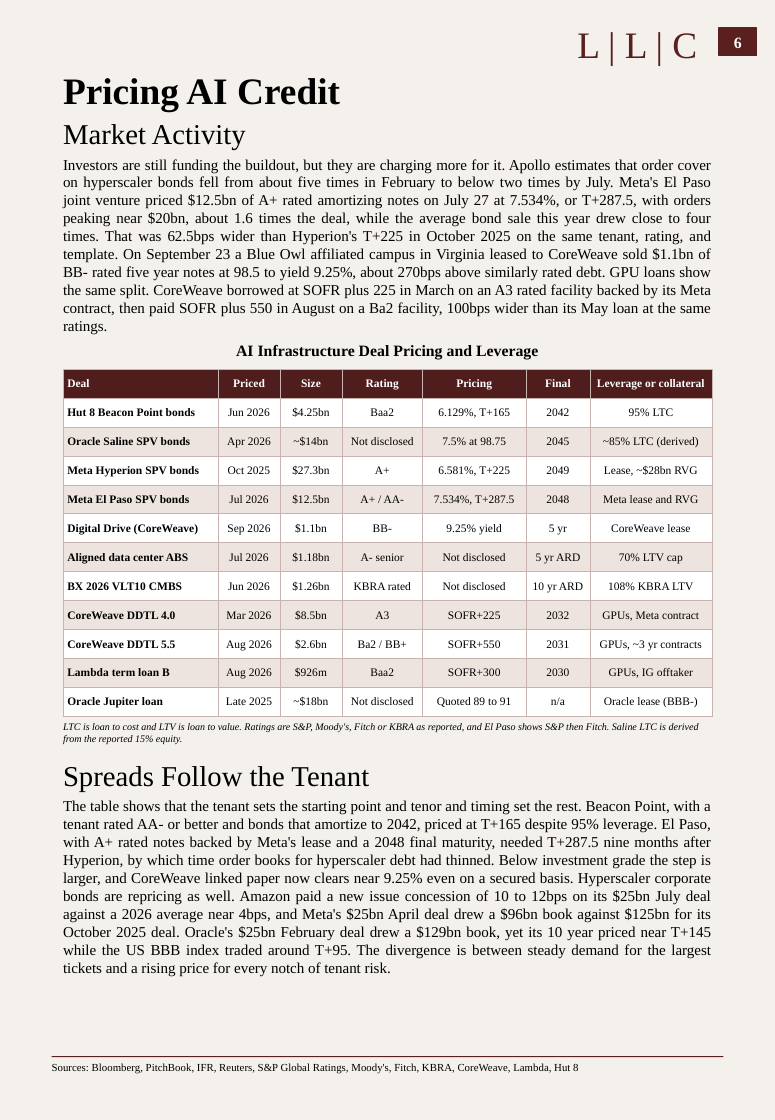
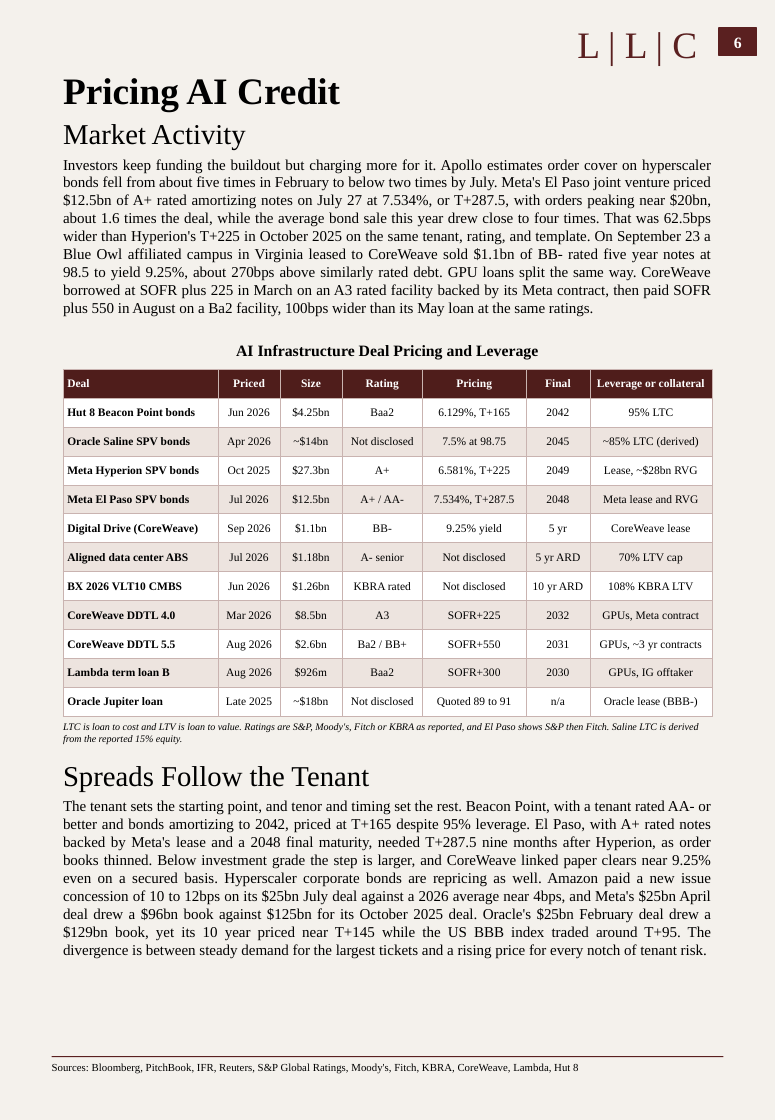
Before and after one commit to Wmccoach-source/LLC-Research-Monthly-File, a slide deck: slide 3 of outputs/LLC_AI_Infrastructure_Case_Study.pptx. Drawn at 775x1120 pixels with LibreOffice and Linux fonts; fonts in the diff are those of the drawing; background and template pictures are left out. Boxes give left, top, right and bottom in pixels: in the first picture for what was removed or moved away, otherwise in the second. Text is boxed around its words. In the diff, an @@ line names an element or a change of style, - is before the commit and + after.

```diff
--- a/outputs/LLC_AI_Infrastructure_Case_Study.pptx
+++ b/outputs/LLC_AI_Infrastructure_Case_Study.pptx
@@ text at (63, 159, 711, 317): text changed @@
-Investors are still funding the buildout, but they are charging more for it. Apollo estimates that order cover on hyperscaler bonds fell from about five times in February to below two times by July. Meta's El Paso joint venture priced $12.5bn of A+ rated amortizing notes on July 27 at 7.534%, or T+287.5, with orders peaking near $20bn, about 1.6 times the deal, while the average bond sale this year drew close to four times. That was 62.5bps wider than Hyperion's T+225 in October 2025 on the same tenant, rating, and template. On September 23 a Blue Owl affiliated campus in Virginia leased to CoreWeave sold $1.1bn of BB- rated five year notes at 98.5 to yield 9.25%, about 270bps above similarly rated debt. GPU loans show the same split. CoreWeave borrowed at SOFR plus 225 in March on an A3 rated facility backed by its Meta contract, then paid SOFR plus 550 in August on a Ba2 facility, 100bps wider than its May loan at the same ratings.
+Investors keep funding the buildout but charging more for it. Apollo estimates order cover on hyperscaler bonds fell from about five times in February to below two times by July. Meta's El Paso joint venture priced $12.5bn of A+ rated amortizing notes on July 27 at 7.534%, or T+287.5, with orders peaking near $20bn, about 1.6 times the deal, while the average bond sale this year drew close to four times. That was 62.5bps wider than Hyperion's T+225 in October 2025 on the same tenant, rating, and template. On September 23 a Blue Owl affiliated campus in Virginia leased to CoreWeave sold $1.1bn of BB- rated five year notes at 98.5 to yield 9.25%, about 270bps above similarly rated debt. GPU loans split the same way. CoreWeave borrowed at SOFR plus 225 in March on an A3 rated facility backed by its Meta contract, then paid SOFR plus 550 in August on a Ba2 facility, 100bps wider than its May loan at the same ratings.
@@ text at (63, 800, 711, 959): text changed @@
-The table shows that the tenant sets the starting point and tenor and timing set the rest. Beacon Point, with a tenant rated AA- or better and bonds that amortize to 2042, priced at T+165 despite 95% leverage. El Paso, with A+ rated notes backed by Meta's lease and a 2048 final maturity, needed T+287.5 nine months after Hyperion, by which time order books for hyperscaler debt had thinned. Below investment grade the step is larger, and CoreWeave linked paper now clears near 9.25% even on a secured basis. Hyperscaler corporate bonds are repricing as well. Amazon paid a new issue concession of 10 to 12bps on its $25bn July deal against a 2026 average near 4bps, and Meta's $25bn April deal drew a $96bn book against $125bn for its October 2025 deal. Oracle's $25bn February deal drew a $129bn book, yet its 10 year priced near T+145 while the US BBB index traded around T+95. The divergence is between steady demand for the largest tickets and a rising price for every notch of tenant risk.
+The tenant sets the starting point, and tenor and timing set the rest. Beacon Point, with a tenant rated AA- or better and bonds amortizing to 2042, priced at T+165 despite 95% leverage. El Paso, with A+ rated notes backed by Meta's lease and a 2048 final maturity, needed T+287.5 nine months after Hyperion, as order books thinned. Below investment grade the step is larger, and CoreWeave linked paper clears near 9.25% even on a secured basis. Hyperscaler corporate bonds are repricing as well. Amazon paid a new issue concession of 10 to 12bps on its $25bn July deal against a 2026 average near 4bps, and Meta's $25bn April deal drew a $96bn book against $125bn for its October 2025 deal. Oracle's $25bn February deal drew a $129bn book, yet its 10 year priced near T+145 while the US BBB index traded around T+95. The divergence is between steady demand for the largest tickets and a rising price for every notch of tenant risk.
```
Also in this commit, not shown: 2 other slides changed, 3 other files.
